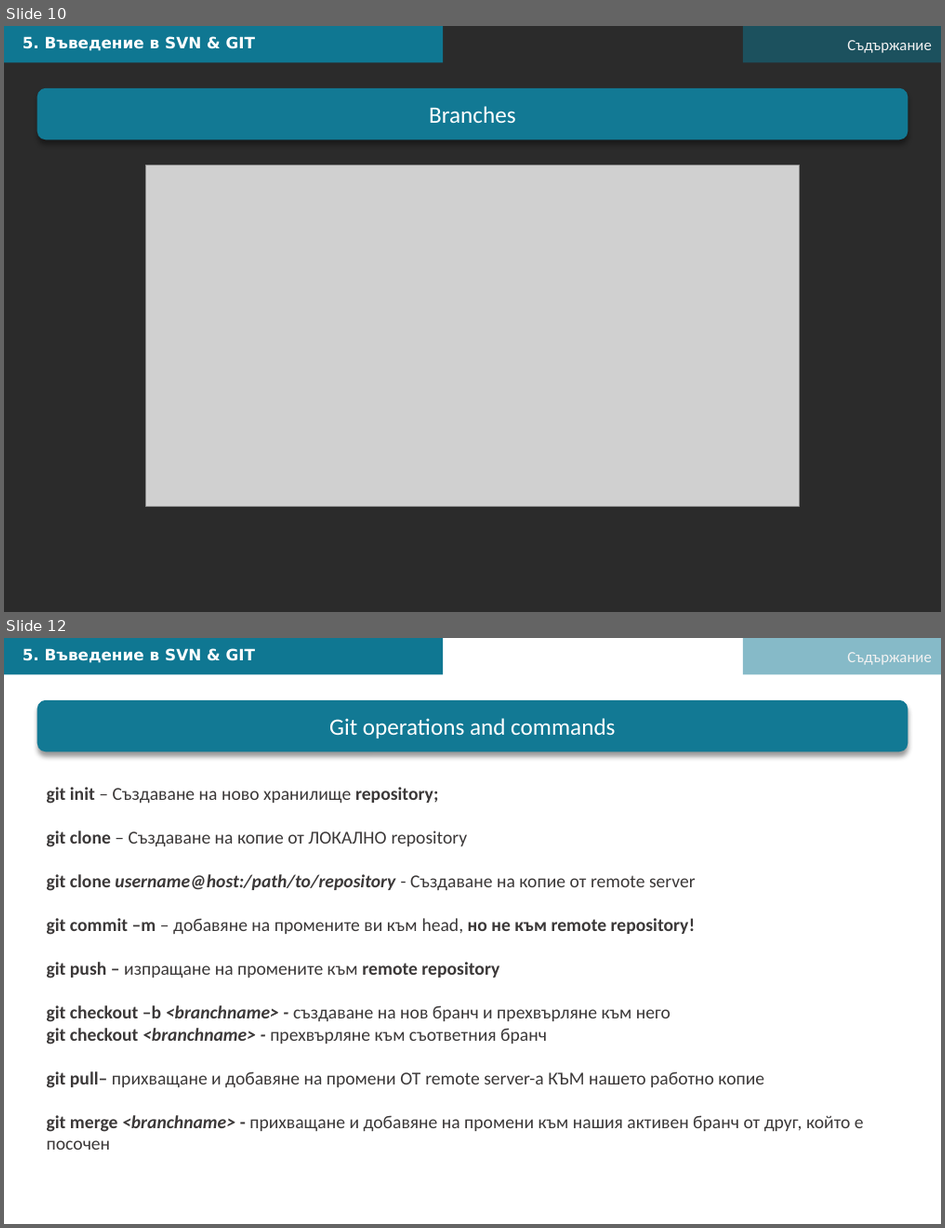
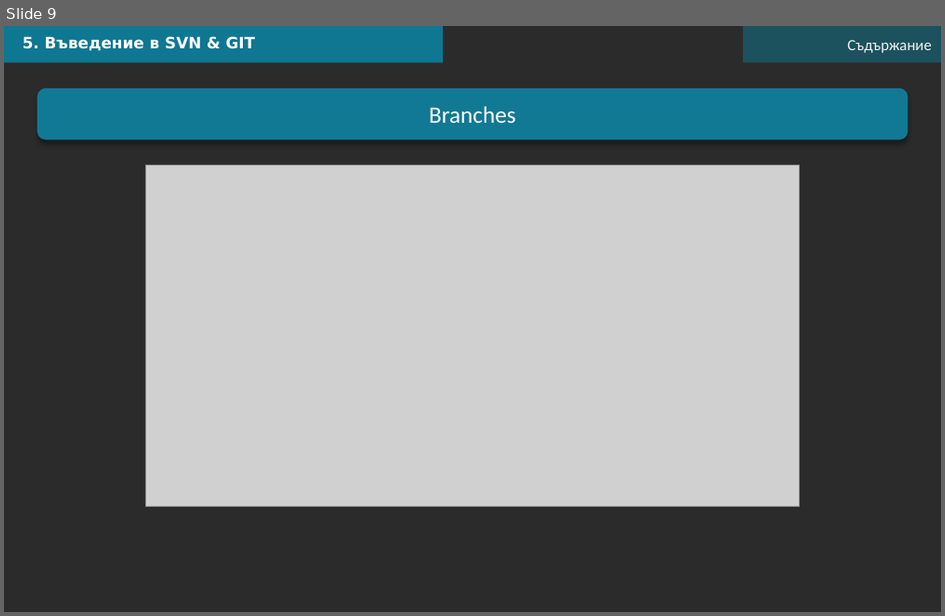
Before and after one commit to DNinev/swiftFE_v1, a slide deck: L4/FE-L4-May-08.pptx. Shown one above the other, each under a label of ours: slides 10 and 12 before the commit, slide 9 after it; the slides between them are not shown. The pictures are 945x1228 and 945x616 pixels, drawn with LibreOffice and Linux fonts; fonts in the diff are those of the drawing; grey boxes stand for pictures; background and template pictures are left out; a plain dark background stands for a picture behind light text. Boxes give left, top, right and bottom in pixels: in the first picture for what was removed or moved away, otherwise in the second. Text is boxed around its words. In the diff, an @@ line names an element or a change of style, - is before the commit and + after.

```diff
--- a/L4/FE-L4-May-08.pptx
+++ b/L4/FE-L4-May-08.pptx
@@ slide 12 removed at <box>4,638,941,1224</box>, background picture (left out) @@
@@ rectangle removed at <box>4,638,444,674</box> @@
@@ text removed at <box>23,648,255,663</box> @@
-5. Въведение в SVN & GIT
@@ rectangle removed at <box>743,638,941,674</box> @@
@@ text removed at <box>848,652,932,665</box> @@
-Съдържание
@@ rounded rectangle removed at <box>37,700,908,751</box> @@
-Git operations and commands
@@ text removed at <box>47,787,864,1150</box> @@
-git init – Създаване на ново хранилище repository;
-git clone – Създаване на копие от ЛОКАЛНО repository
-git clone username@host:/path/to/repository - Създаване на копие от remote server
-git commit –m – добавяне на промените ви към head, но не към remote repository!
-git push – изпращане на промените към remote repository
-git checkout –b <branchname> - създаване на нов бранч и прехвърляне към него
-git checkout <branchname> - прехвърляне към съответния бранч
-git pull– прихващане и добавяне на промени ОТ remote server-a КЪМ нашето работно копие
-git merge <branchname> - прихващане и добавяне на промени към нашия активен бранч от друг, който е посочен
@@ what was slide 10 is now slide 9 @@
```
Also in this commit, not shown: 1 slide changed, 1 other slide removed, 4 other files.
